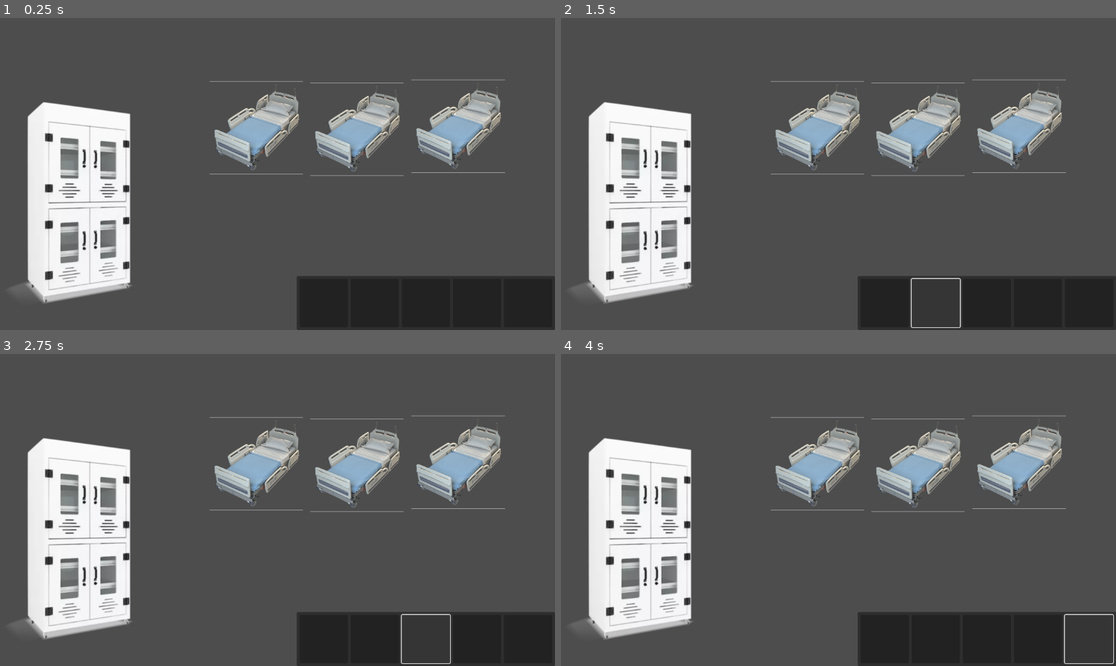
Above: before the commit, frames 1-4 (two rows, left to right).
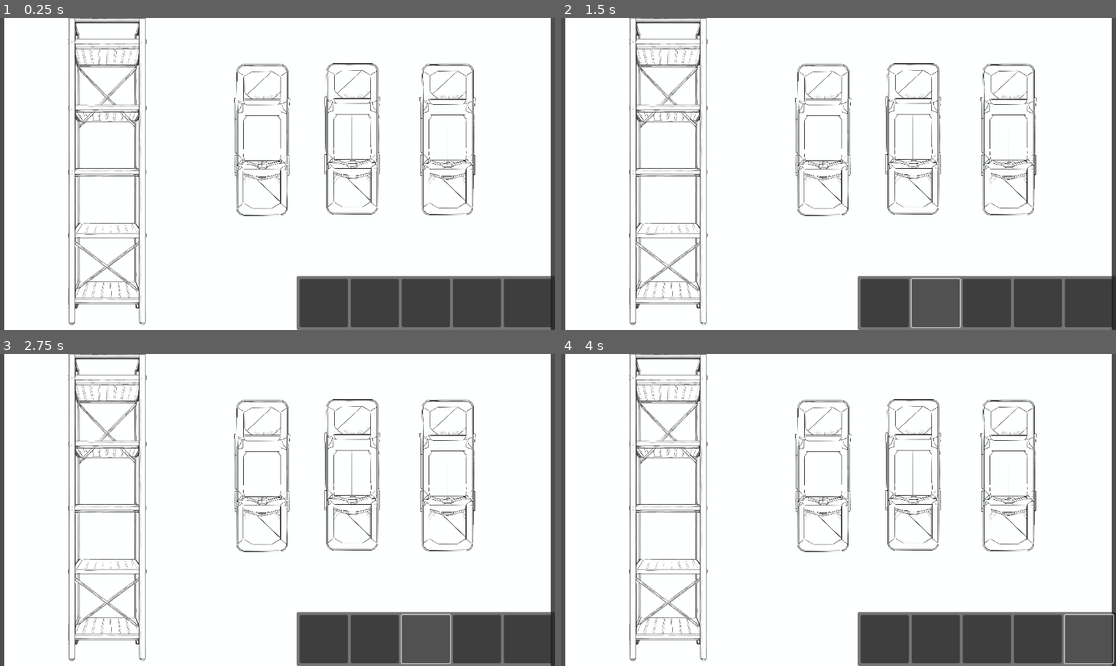
Above: after the commit, the same moments.

Repository: 12wdog/Triage
Game: Godot game, scene res://scenes/manager/manager.tscn
The game is run twice, just before and just after one commit, with the same random seed, the same clock (stepped at 60 frames per second) and the same inputs.
Inputs (mouse positions are in pixels of both pictures, inside the frame that each line leads up to):
- Up to frame 1 (0.25 s): no input
- Up to frame 2 (1.5 s): click (882, 301) at 0.5 s; click (938, 301) at 1.25 s
- Up to frame 3 (2.75 s): click (427, 637) at 2 s
- Up to frame 4 (4 s): click (1038, 637) at 2.75 s; click (1088, 637) at 3.5 s

The runs differ from the first frame. In frame 1, 90% of the frame differs, in the area x 0-100%, y 0-100%; in frame 2, 90%; in frame 3, 90%; in frame 4, 90%.

Commit message:
Begun Adding Medicine Cabinet

Diff:
--- /dev/null
+++ b/resources/ui/medicine_cabinet_button.gd
@@ -0,0 +1,27 @@
+extends Panel
+class_name MedicineCabinetButton
+
+signal pressed(button : MedicineCabinetButton)
+
+@onready var button : Button = $VBoxContainer/Button
+@onready var label : Label = $VBoxContainer/Label
+
+var item : MedicineData
+var amount : int
+var max_amount : int
+
+func _ready():
+	update_icon()
+	button.pressed.connect(func() : pressed.emit(self))
+
+func update_icon() -> void:
+	button.icon = null
+	button.text = ""
+	if item:
+		if FileAccess.file_exists(item.asset_path):
+			button.icon = load(item.asset_path)
+		else:
+			button.text = item.medicine_name
+
+func _physics_process(_delta):
+	label.text = str(amount, " / ", max_amount)
--- /dev/null
+++ b/resources/ui/medicine_cabinet_button.tscn
@@ -0,0 +1,43 @@
+[gd_scene load_steps=3 format=3 uid="uid://416r0xhfkqvu"]
+
+[ext_resource type="Script" uid="uid://cefwkoqdvh4rn" path="res://resources/ui/medicine_cabinet_button.gd" id="1_7sa5c"]
+
+[sub_resource type="StyleBoxFlat" id="StyleBoxFlat_7sa5c"]
+bg_color = Color(0.25565878, 0.2556588, 0.2556587, 1)
+corner_radius_top_left = 10
+corner_radius_top_right = 10
+corner_radius_bottom_right = 10
+corner_radius_bottom_left = 10
+
+[node name="MedicineCabinetButton" type="Panel"]
+custom_minimum_size = Vector2(110.51, 127.365)
+theme_override_styles/panel = SubResource("StyleBoxFlat_7sa5c")
+script = ExtResource("1_7sa5c")
+metadata/_custom_type_script = "uid://cefwkoqdvh4rn"
+
+[node name="VBoxContainer" type="VBoxContainer" parent="."]
+layout_mode = 1
+anchors_preset = 8
+anchor_left = 0.5
+anchor_top = 0.5
+anchor_right = 0.5
+anchor_bottom = 0.5
+offset_left = -50.0
+offset_top = -60.0
+offset_right = 50.0
+offset_bottom = 60.0
+grow_horizontal = 2
+grow_vertical = 2
+theme_override_constants/separation = 0
+
+[node name="Button" type="Button" parent="VBoxContainer"]
+custom_minimum_size = Vector2(100, 85)
+layout_mode = 2
+icon_alignment = 1
+expand_icon = true
+
+[node name="Label" type="Label" parent="VBoxContainer"]
+layout_mode = 2
+theme_override_font_sizes/font_size = 25
+text = "## / ##"
+horizontal_alignment = 1
--- a/scenes/doctor/doctor.gd
+++ b/scenes/doctor/doctor.gd
@@ -76,6 +76,9 @@
 	if selected_item_id < 0 or selected_item == null:
 		return false
 
+	if not selected_item.consumable:
+		return false
+
 	# Find the "root" slot for the selected id: if someone somehow selected a
 	# hidden slot, walk left to find the visible slot that actually owns the item.
 	var root_idx := selected_item_id
--- a/scenes/doctor/doctor.tscn
+++ b/scenes/doctor/doctor.tscn
@@ -10,7 +10,7 @@
 anchor_bottom = 1.0
 grow_horizontal = 2
 grow_vertical = 2
-mouse_filter = 1
+mouse_filter = 2
 script = ExtResource("1_ll7ka")
 
 [node name="PanelContainer" type="PanelContainer" parent="."]
--- a/scenes/gameplay/game.gd
+++ b/scenes/gameplay/game.gd
@@ -5,11 +5,14 @@
 signal recieved_medicine()
 signal use_medicine()
 
+signal request_item(item : MedicineData)
+signal recieved_item()
+
 @onready var rng := RandomNumberGenerator.new()
 @onready var display : PatientUI = preload("res://scenes/patient/patient_ui.tscn").instantiate()
 
 @onready var landing : Landing = preload("res://scenes/landing/landing.tscn").instantiate()
-@onready var cabinet : MedicineCabinet = preload("res://scenes/medicine_cabinet/medicine_cabinet.tscn").instantiate()
+@onready var cabinet : MedicineCabinetUI = preload("res://scenes/medicine_cabinet/medicine_cabinet_ui.tscn").instantiate()
 var patients : Array[Patient] = []
 var backlog : Array[PatientData] = []
 
@@ -20,6 +23,7 @@
 	add_child(landing)
 
 func initiate_cabinet() -> void:
+	cabinet.button_pressed.connect(attempt_add_item)
 	add_child(cabinet)
 
 func initialize_patient() -> void:
@@ -111,5 +115,14 @@
 		use_medicine.emit()
 	pass
 
+func attempt_add_item(button : MedicineCabinetButton) -> void:
+	if button.amount <= 0:
+		return
+
+	request_item.emit(button.item)
+	await recieved_item
+
+	button.amount -= 1
+
 func patient_cured(id : int) -> void:
 	patients[id].patient_data = null
--- a/scenes/landing/landing.tscn
+++ b/scenes/landing/landing.tscn
@@ -1,65 +1,49 @@
-[gd_scene load_steps=8 format=3 uid="uid://bh1dlhtr5uvgw"]
+[gd_scene load_steps=7 format=3 uid="uid://bh1dlhtr5uvgw"]
 
 [ext_resource type="Script" uid="uid://behviac7se6ol" path="res://scenes/landing/landing.gd" id="1_adj6j"]
-[ext_resource type="Texture2D" uid="uid://bxjd5n2gvxrr" path="res://textures/landing/med_cabinet_temp.webp" id="2_g75h7"]
-[ext_resource type="Texture2D" uid="uid://c2r4uk83jq8i5" path="res://textures/landing/bed_temp.png" id="3_3cvo1"]
+[ext_resource type="Texture2D" uid="uid://dvrrll7ood4ps" path="res://textures/landing/land2.png" id="2_adj6j"]
 
 [sub_resource type="RectangleShape2D" id="RectangleShape2D_adj6j"]
-size = Vector2(240, 427)
+size = Vector2(174, 649)
 
 [sub_resource type="RectangleShape2D" id="RectangleShape2D_g75h7"]
-size = Vector2(188, 188)
+size = Vector2(119, 323)
 
 [sub_resource type="RectangleShape2D" id="RectangleShape2D_3cvo1"]
-size = Vector2(188, 182)
+size = Vector2(115, 326)
 
 [sub_resource type="RectangleShape2D" id="RectangleShape2D_gt4mu"]
-size = Vector2(206, 206)
+size = Vector2(118, 324)
 
 [node name="Landing" type="Node2D"]
 script = ExtResource("1_adj6j")
 
-[node name="MedCabinetTemp" type="Sprite2D" parent="."]
-position = Vector2(-412, 54)
-texture = ExtResource("2_g75h7")
-
-[node name="BedTemp" type="Sprite2D" parent="."]
-position = Vector2(-44.000015, -96.000015)
-scale = Vector2(0.485, 0.485)
-texture = ExtResource("3_3cvo1")
-
-[node name="BedTemp2" type="Sprite2D" parent="."]
-position = Vector2(165.00002, -92.99999)
-scale = Vector2(0.485, 0.485)
-texture = ExtResource("3_3cvo1")
-
-[node name="BedTemp3" type="Sprite2D" parent="."]
-position = Vector2(375.00006, -98.99999)
-scale = Vector2(0.485, 0.485)
-texture = ExtResource("3_3cvo1")
+[node name="Land2" type="Sprite2D" parent="."]
+scale = Vector2(0.11, 0.11)
+texture = ExtResource("2_adj6j")
 
 [node name="Selections" type="Node2D" parent="."]
 
 [node name="Cabinet" type="Area2D" parent="Selections"]
 
 [node name="CollisionShape2D" type="CollisionShape2D" parent="Selections/Cabinet"]
-position = Vector2(-414, 62.5)
+position = Vector2(-354, -2.5)
 shape = SubResource("RectangleShape2D_adj6j")
 
 [node name="Bed1" type="Area2D" parent="Selections"]
 
 [node name="CollisionShape2D" type="CollisionShape2D" parent="Selections/Bed1"]
-position = Vector2(-41, -99)
+position = Vector2(-33.5, -70.5)
 shape = SubResource("RectangleShape2D_g75h7")
 
 [node name="Bed2" type="Area2D" parent="Selections"]
 
 [node name="CollisionShape2D" type="CollisionShape2D" parent="Selections/Bed2"]
-position = Vector2(164, -97)
+position = Vector2(156.5, -72)
 shape = SubResource("RectangleShape2D_3cvo1")
 
 [node name="Bed3" type="Area2D" parent="Selections"]
 
 [node name="CollisionShape2D" type="CollisionShape2D" parent="Selections/Bed3"]
-position = Vector2(374, -104)
+position = Vector2(354, -73)
 shape = SubResource("RectangleShape2D_gt4mu")
--- a/scenes/manager/manager.gd
+++ b/scenes/manager/manager.gd
@@ -35,6 +35,7 @@
 
 	game.initialize_patient()
 	game.initialize_landing()
+	game.initiate_cabinet()
 	game.initialize_random(days.data[day])
 
 	in_game = true
--- a/scenes/medicine_cabinet/medicine_cabinet.gd
+++ /dev/null
@@ -1,2 +0,0 @@
-extends Node2D
-class_name MedicineCabinet
--- a/scenes/medicine_cabinet/medicine_cabinet.tscn
+++ /dev/null
@@ -1,6 +0,0 @@
-[gd_scene load_steps=2 format=3 uid="uid://bursbv5r1lk28"]
-
-[ext_resource type="Script" uid="uid://keryws2mk3wy" path="res://scenes/medicine_cabinet/medicine_cabinet.gd" id="1_h5ktj"]
-
-[node name="MedicineCabinet" type="Node2D"]
-script = ExtResource("1_h5ktj")
--- /dev/null
+++ b/scenes/medicine_cabinet/medicine_cabinet_ui.gd
@@ -0,0 +1,23 @@
+extends CanvasLayer
+class_name MedicineCabinetUI
+signal button_pressed(button : MedicineCabinetButton)
+@onready var container = $MedicineCabinetUI/GridContainer
+
+var medicines = [
+	Data.recall("bandage"),
+	Data.recall("serum"),
+	Data.recall("antibiotic"),
+	Data.recall("stitches"),
+	Data.recall("painkiller"),
+]
+
+
+func _ready():
+	for medicine in medicines:
+		var button : MedicineCabinetButton = load("res://resources/ui/medicine_cabinet_button.tscn").instantiate()
+		button.item = medicine
+		button.max_amount = 20
+		button.amount = 20
+		button.name = medicine.reference
+		button.pressed.connect(func(b) : button_pressed.emit(b))
+		container.add_child(button)
--- /dev/null
+++ b/scenes/medicine_cabinet/medicine_cabinet_ui.tscn
@@ -0,0 +1,26 @@
+[gd_scene load_steps=2 format=3 uid="uid://dioluiao72xq3"]
+
+[ext_resource type="Script" uid="uid://cglufepx1lxlx" path="res://scenes/medicine_cabinet/medicine_cabinet_ui.gd" id="1_5gx8n"]
+
+[node name="CanvasLayer" type="CanvasLayer"]
+script = ExtResource("1_5gx8n")
+
+[node name="MedicineCabinetUI" type="Control" parent="."]
+layout_mode = 3
+anchors_preset = 15
+anchor_right = 1.0
+anchor_bottom = 1.0
+grow_horizontal = 2
+grow_vertical = 2
+mouse_filter = 1
+
+[node name="GridContainer" type="GridContainer" parent="MedicineCabinetUI"]
+layout_mode = 1
+anchors_preset = 8
+anchor_left = 0.5
+anchor_top = 0.5
+anchor_right = 0.5
+anchor_bottom = 0.5
+grow_horizontal = 2
+grow_vertical = 2
+columns = 4
Not shown, added: resources/ui/medicine_cabinet_button.gd.uid
Not shown, removed: scenes/medicine_cabinet/medicine_cabinet.gd.uid
Not shown, added: scenes/medicine_cabinet/medicine_cabinet_ui.gd.uid
Binary file removed: textures/landing/bed_temp.png
Binary file added: textures/landing/land2.png
Not shown, changed: textures/landing/land2.png.import
Binary file removed: textures/landing/landing_temp.jpg
Binary file removed: textures/landing/med_cabinet_temp.webp
Not shown, removed: textures/landing/med_cabinet_temp.webp.import
Binary file added: textures/medicine_cabinet/cabinet_temp.jpg
Not shown, changed: textures/medicine_cabinet/cabinet_temp.jpg.import
